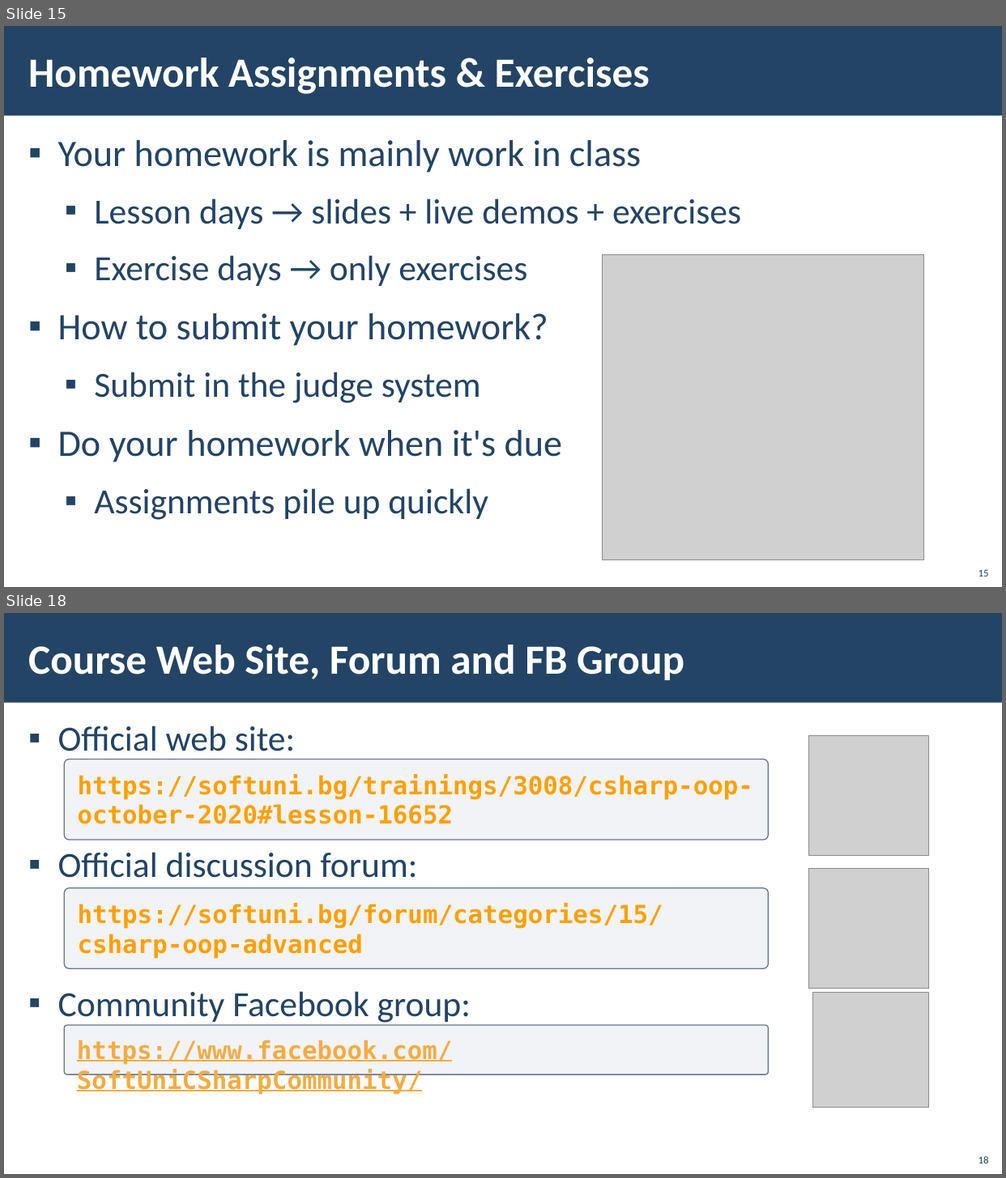
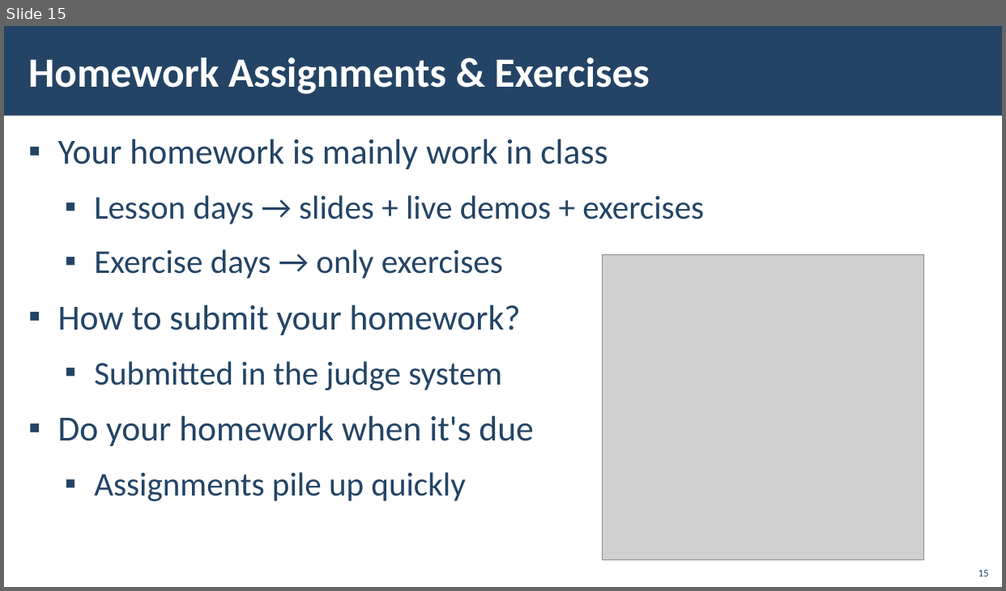
Before and after one commit to ErayErol/Software-University-Courses, a slide deck: 2021.01 - [ MS SQL Server ]/00 - [ Course Introduction ]/Presentation.pptx. Shown one above the other, each under a label of ours: slides 15 and 18 before the commit, slide 15 after it; the slides between them are not shown. The pictures are 1006x1178 and 1006x591 pixels, drawn with LibreOffice and Linux fonts; fonts in the diff are those of the drawing; grey boxes stand for pictures; background and template pictures are left out. Boxes give left, top, right and bottom in pixels: in the first picture for what was removed or moved away, otherwise in the second. Text is boxed around its words. In the diff, an @@ line names an element or a change of style, - is before the commit and + after.

```diff
--- a/2021.01 - [ MS SQL Server ]/00 - [ Course Introduction ]/Presentation.pptx
+++ b/2021.01 - [ MS SQL Server ]/00 - [ Course Introduction ]/Presentation.pptx
@@ slide 18 removed at [4,613,1002,1174], background picture (left out); not listed: 1 template element that a slide beside it also shows @@
@@ title removed at [28,645,684,680] @@
-Course Web Site, Forum and FB Group
@@ text removed at [58,726,471,1025] @@
-▪ Official web site:
-▪ Official discussion forum:
-▪ Community Facebook group:
@@ picture removed at [809,736,928,855] @@
@@ rounded rectangle removed at [64,759,769,840] @@
-https://softuni.bg/trainings/3008/csharp-oop-october-2020#lesson-16652
@@ picture removed at [809,868,929,989] @@
@@ rounded rectangle removed at [64,888,769,969] @@
-https://softuni.bg/forum/categories/15/csharp-oop-advanced
@@ picture removed at [813,993,928,1108] @@
@@ rounded rectangle removed at [64,1025,769,1075] @@
-https://www.facebook.com/SoftUniCSharpCommunity/
@@ page number removed at [978,1157,989,1164] @@
-18
@@ slide 15 changed as well @@
@@ text at [58,139,704,501]: size 36 to 34 pt in "Your homework is mainly work in class", "How to submit your homework?", "Do your homework when it's due"; size 34 to 32 pt in "Lesson days → slides + live demos ...", "Exercise days → only exercises", "Assignments pile up quickly" @@
@@ text at [94,361,502,390]: text changed; size 34 to 32 pt @@
-  ▪ Submit in the judge system
+  ▪ Submitted in the judge system
```
Also in this commit, not shown: 11 other slides changed, 5 slides added, 6 other slides removed, 16 other files.
